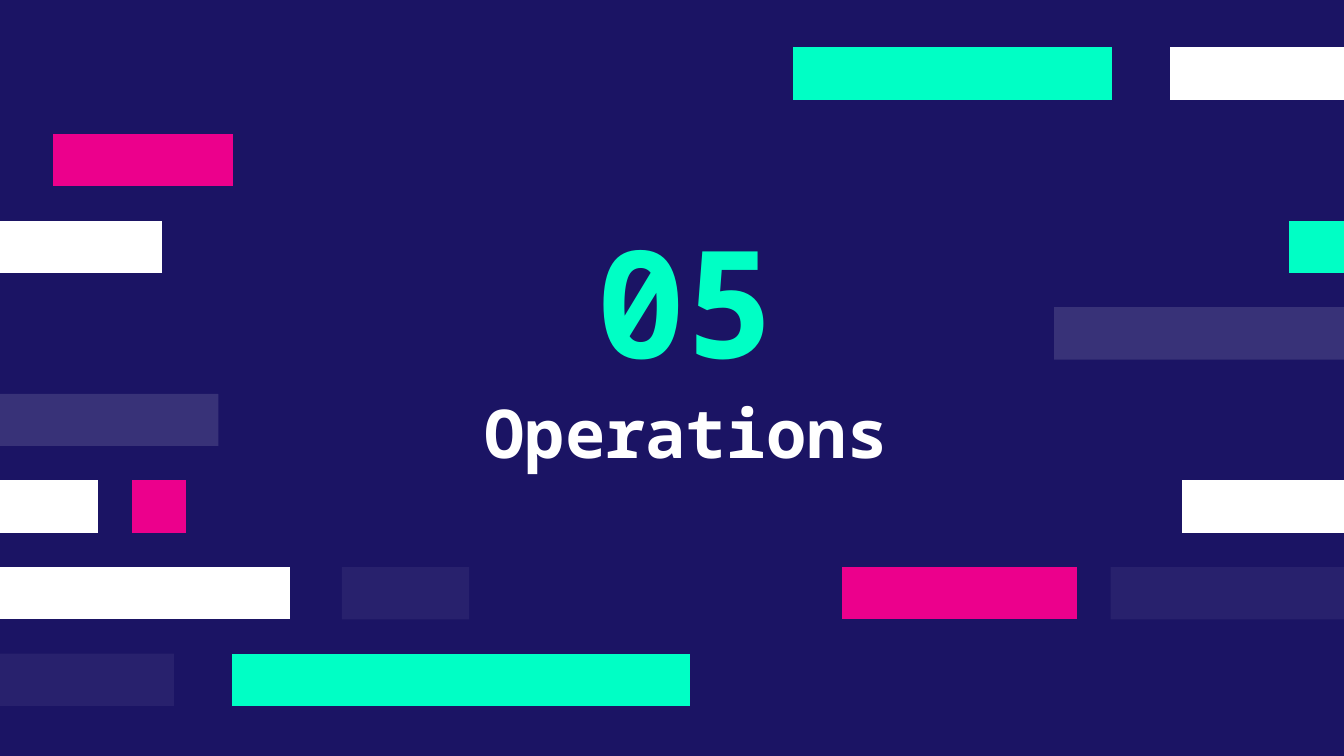
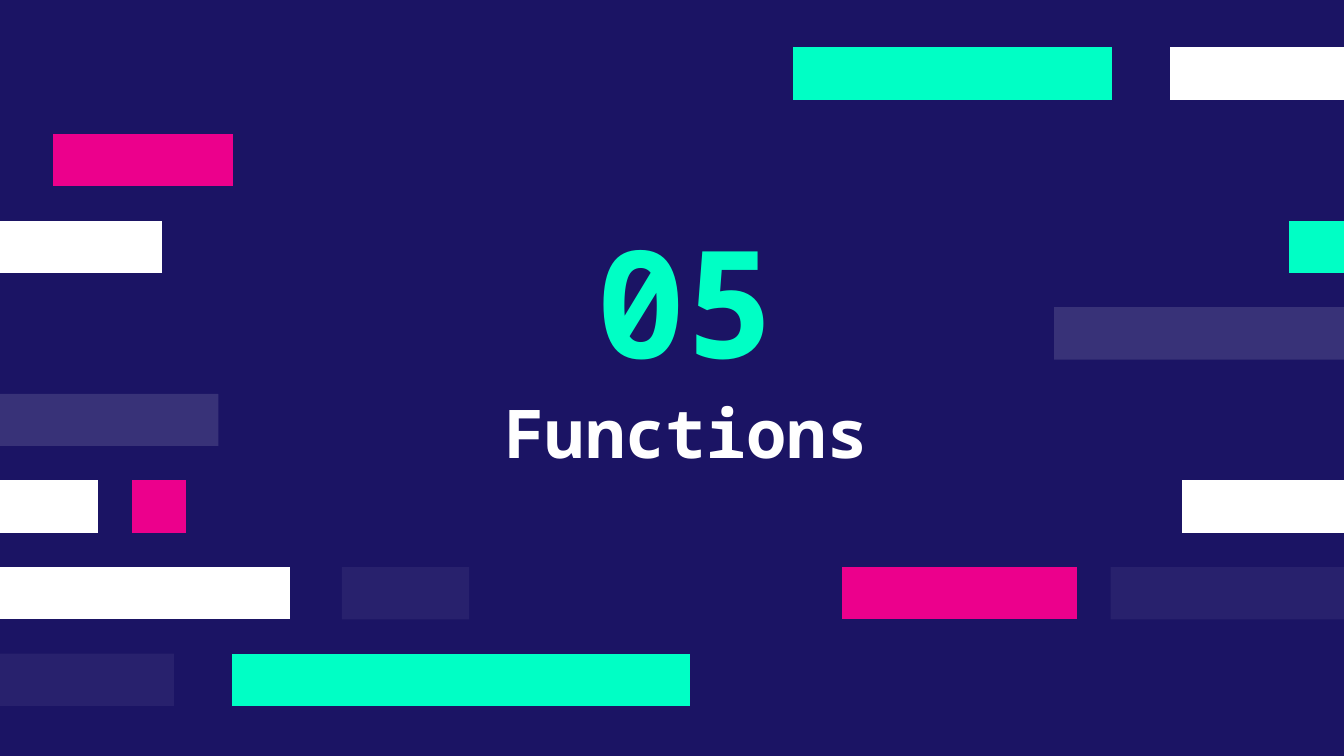
Before and after one commit to deepblue597/python_tutorial, a slide deck: slide 20 of lesson 2/Lesson 2 Python.pptx. Drawn at 1344x756 pixels with LibreOffice and Linux fonts; fonts in the diff are those of the drawing. Boxes give left, top, right and bottom in pixels: in the first picture for what was removed or moved away, otherwise in the second. Text is boxed around its words. In the diff, an @@ line names an element or a change of style, - is before the commit and + after.

```diff
--- a/lesson 2/Lesson 2 Python.pptx
+++ b/lesson 2/Lesson 2 Python.pptx
@@ title at (x1=505, y1=406, x2=868, y2=459): text changed @@
-Operations
+Functions
```
Also in this commit, not shown: 2 slides added, 4 slides removed, 2 other files.
